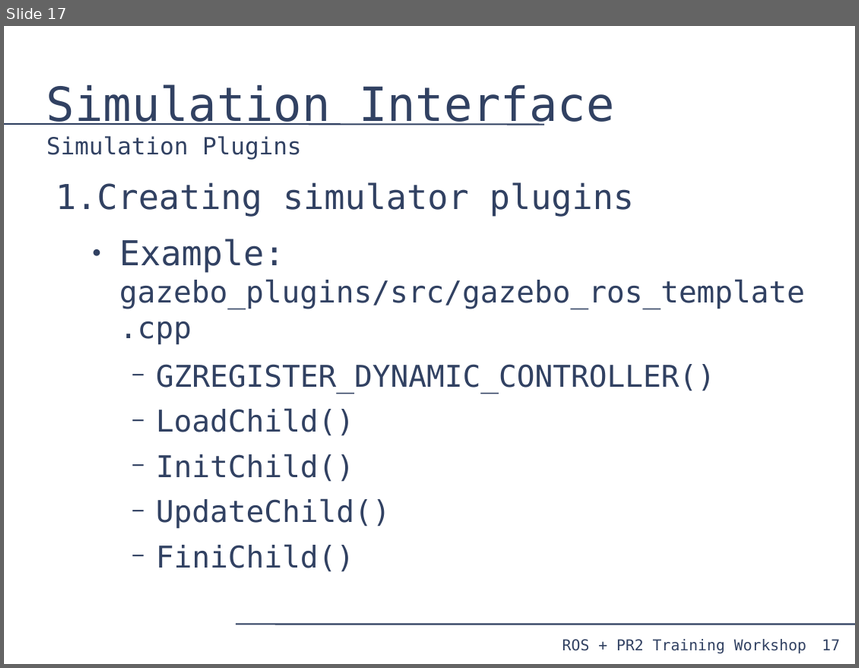
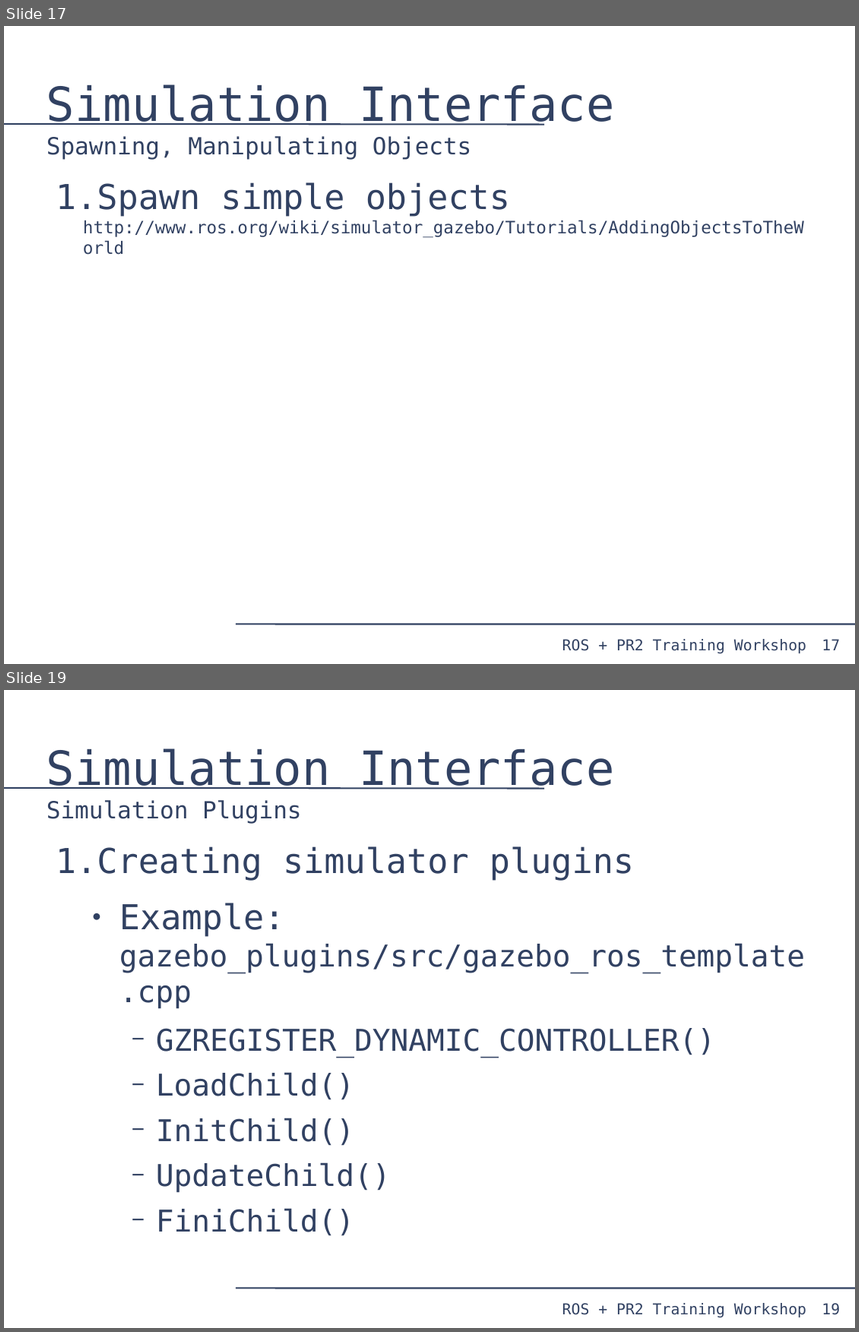
Before and after one commit to PR2/pr2_docs, a slide deck: pr2_training_workshop/simulation/simulation_training_workshop.odp. Shown one above the other, each under a label of ours: slide 17 before the commit, slides 17 and 19 after it; the slides between them are not shown. The pictures are 859x668 and 859x1332 pixels, drawn with LibreOffice and Linux fonts; fonts in the diff are those of the drawing. Boxes give left, top, right and bottom in pixels: in the first picture for what was removed or moved away, otherwise in the second. Text is boxed around its words. In the diff, an @@ line names an element or a change of style, - is before the commit and + after.

```diff
--- a/pr2_training_workshop/simulation/simulation_training_workshop.odp
+++ b/pr2_training_workshop/simulation/simulation_training_workshop.odp
@@ slide 17 added at (4, 26, 855, 664), background #FFFFFF; not listed: 4 template elements that a slide beside it also shows @@
@@ title added at (47, 85, 614, 159), 22 pt, text #314162 @@
+Simulation Interface
+Spawning, Manipulating Objects
@@ text added at (56, 183, 804, 237), 16 pt, text #314162 @@
+1. Spawn simple objects
+   http://www.ros.org/wiki/simulator_gazebo/Tutorials/AddingObjectsToTheWorld
@@ what was slide 17 is now slide 19 @@
@@ page number at (822, 1303, 840, 1315): text changed @@
-17
+19
```
Also in this commit, not shown: 2 slides changed, 1 other slide added.
